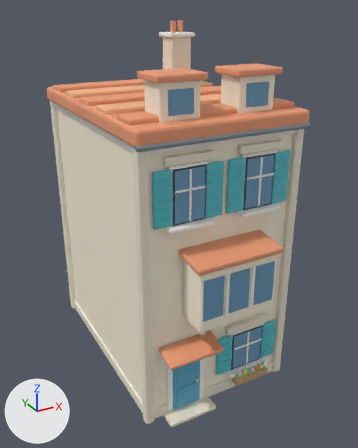
The Blender file source-art/bayview/terrace_d.blend, before and after one commit.
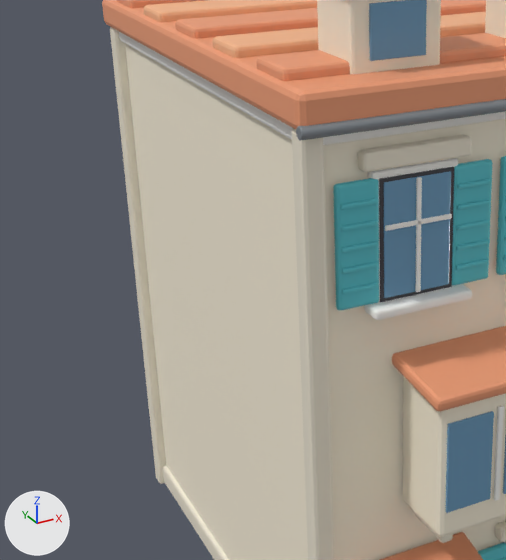
Old and new are each drawn whole from a 50 mm camera at (-8.03, -15.82, 13.01) aimed at (0.25, -0.79, 5.49) and again close up on the part from 0% to 64% of the width and 20% to 77% of the height. Arrows for +X, +Y and +Z are at lower left; the lights stay in place. The older version's two pictures come first.

Script lines for the objects in view, before the commit:
```python
me_cube = bpy.data.meshes.new('Cube')
me_cube.from_pydata(...)  # 7836 vertices, 7646 faces; spans x -2.95..2.95, y -5.25..4.7, z -4.84..7.72
me_cube.materials.append(mat_tint_wall)  # pale yellow #fcf2dd
me_cube.materials.append(mat_stone)  # pale yellow #efe7d4
me_cube.materials.append(mat_whitetrim)  # white #fcfaf6
me_cube.materials.append(mat_rooftile)  # orange #ef9e76
me_cube.materials.append(mat_rooftilelight)  # beige #f9b88b
me_cube.materials.append(mat_metal)  # grey #959ba2
me_cube.materials.append(mat_tint_door)  # blue #61adce
me_cube.materials.append(mat_gold)  # yellow #fddf6f
me_cube.materials.append(mat_black)  # dark grey #3f3f45
me_cube.materials.append(mat_glass)  # blue #6f9ebf
me_cube.materials.append(mat_tint_shutter)  # cyan #59c4ce
me_cube.materials.append(mat_wood)  # brown #c59e73
me_cube.materials.append(mat_leaf)  # green #95ce7c
me_cube.materials.append(mat_flowerpink)  # pink #ffc5df
me_cube.materials.append(mat_floweryellow)  # yellow #ffec81
me_cube.materials.append(mat_flowerred)  # red #f97c86
me_cube.materials.append(mat_flowerwhite)  # white #fffffc
ob_visual = bpy.data.objects.new('Visual', me_cube)
ob_visual.location = (0.0, 0.0, 4.8)
```
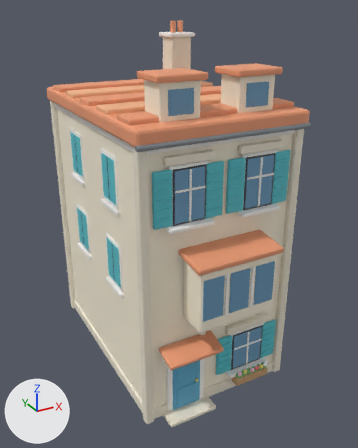
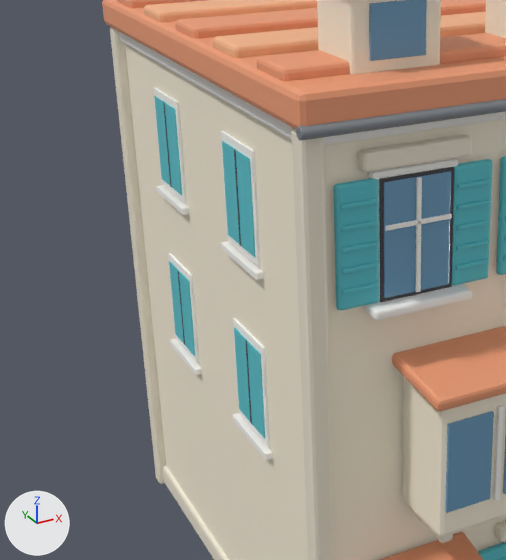
Location of each change, (x1, y1, x2, y2) in pixels of the close-ups (506 x 560 px):
part 1 of me_cube, added: after (233, 318, 270, 447)
part 2 of me_cube, added (cyan): after (247, 341, 265, 438)
part 3 of me_cube, added (cyan): after (234, 328, 250, 421)
part 4 of me_cube, added: after (246, 341, 252, 424)
part 5 of me_cube, added: after (232, 413, 273, 460)
part 6 of me_cube, added: after (168, 253, 200, 364)
part 7 of me_cube, added (cyan): after (179, 271, 195, 356)
part 8 of me_cube, added (cyan): after (169, 261, 184, 344)
part 9 of me_cube, added: after (178, 271, 185, 345)
part 10 of me_cube, added: after (170, 339, 202, 375)
part 11 of me_cube, added: after (221, 131, 261, 267)
part 12 of me_cube, added (cyan): after (236, 150, 255, 257)
part 13 of me_cube, added (cyan): after (222, 141, 240, 245)
part 14 of me_cube, added: after (234, 149, 241, 246)
part 15 of me_cube, added: after (221, 241, 264, 280)
part 16 of me_cube, added: after (154, 88, 187, 203)
part 17 of me_cube, added (cyan): after (164, 103, 182, 195)
part 18 of me_cube, added (cyan): after (154, 96, 170, 185)
part 19 of me_cube, added: after (163, 102, 172, 187)
part 20 of me_cube, added: after (156, 185, 189, 215)

The change, as a list of edits to the scene's bpy script:
```text
Change me_cube:
    used by ob_visual; location = (0.0, 0.0, 4.8)
    remove me_cube.from_pydata(...)  # 7836 vertices, 7646 faces; spans x -2.95..2.95, y -5.25..4.7, z -4.84..7.72
    add me_cube.from_pydata(...)  # 8156 vertices, 7886 faces; spans x -2.95..2.95, y -5.25..4.7, z -4.84..7.72
    me_cube part 1: a new loose piece, a box spanning x -2.74..-2.7, y -2.2..-1.0, z -0.65..1.05, in mat_whitetrim (white #fcfaf6)
    me_cube part 2: a new loose piece, a box spanning x -2.76..-2.73, y -2.12..-1.62, z -0.525..0.925, in mat_tint_shutter (cyan #59c4ce)
    me_cube part 3: a new loose piece, a box spanning x -2.76..-2.73, y -1.58..-1.08, z -0.525..0.925, in mat_tint_shutter (cyan #59c4ce)
    me_cube part 4: a new loose piece, a box spanning x -2.767..-2.757, y -1.62..-1.58, z -0.525..0.925, in mat_black (dark grey #3f3f45)
    me_cube part 5: a new loose piece, a box spanning x -2.82..-2.7, y -2.3..-0.9, z -0.8..-0.7, in mat_whitetrim (white #fcfaf6)
    me_cube part 6: a new loose piece, a box spanning x -2.74..-2.7, y 1.0..2.2, z -0.65..1.05, in mat_whitetrim (white #fcfaf6)
    me_cube part 7: a new loose piece, a box spanning x -2.76..-2.73, y 1.08..1.58, z -0.525..0.925, in mat_tint_shutter (cyan #59c4ce)
    me_cube part 8: a new loose piece, a box spanning x -2.76..-2.73, y 1.62..2.12, z -0.525..0.925, in mat_tint_shutter (cyan #59c4ce)
    me_cube part 9: a new loose piece, a box spanning x -2.767..-2.757, y 1.58..1.62, z -0.525..0.925, in mat_black (dark grey #3f3f45)
    me_cube part 10: a new loose piece, a box spanning x -2.82..-2.7, y 0.9..2.3, z -0.8..-0.7, in mat_whitetrim (white #fcfaf6)
    me_cube part 11: a new loose piece, a box spanning x -2.74..-2.7, y -2.2..-1.0, z 2.35..4.05, in mat_whitetrim (white #fcfaf6)
    me_cube part 12: a new loose piece, a box spanning x -2.76..-2.73, y -2.12..-1.62, z 2.475..3.925, in mat_tint_shutter (cyan #59c4ce)
    me_cube part 13: a new loose piece, a box spanning x -2.76..-2.73, y -1.58..-1.08, z 2.475..3.925, in mat_tint_shutter (cyan #59c4ce)
    me_cube part 14: a new loose piece, a box spanning x -2.767..-2.757, y -1.62..-1.58, z 2.475..3.925, in mat_black (dark grey #3f3f45)
    me_cube part 15: a new loose piece, a box spanning x -2.82..-2.7, y -2.3..-0.9, z 2.2..2.3, in mat_whitetrim (white #fcfaf6)
    me_cube part 16: a new loose piece, a box spanning x -2.74..-2.7, y 1.0..2.2, z 2.35..4.05, in mat_whitetrim (white #fcfaf6)
    me_cube part 17: a new loose piece, a box spanning x -2.76..-2.73, y 1.08..1.58, z 2.475..3.925, in mat_tint_shutter (cyan #59c4ce)
    me_cube part 18: a new loose piece, a box spanning x -2.76..-2.73, y 1.62..2.12, z 2.475..3.925, in mat_tint_shutter (cyan #59c4ce)
    me_cube part 19: a new loose piece, a box spanning x -2.767..-2.757, y 1.58..1.62, z 2.475..3.925, in mat_black (dark grey #3f3f45)
    me_cube part 20: a new loose piece, a box spanning x -2.82..-2.7, y 0.9..2.3, z 2.2..2.3, in mat_whitetrim (white #fcfaf6)
    other edits to the shape of me_cube do not show in these pictures
```
